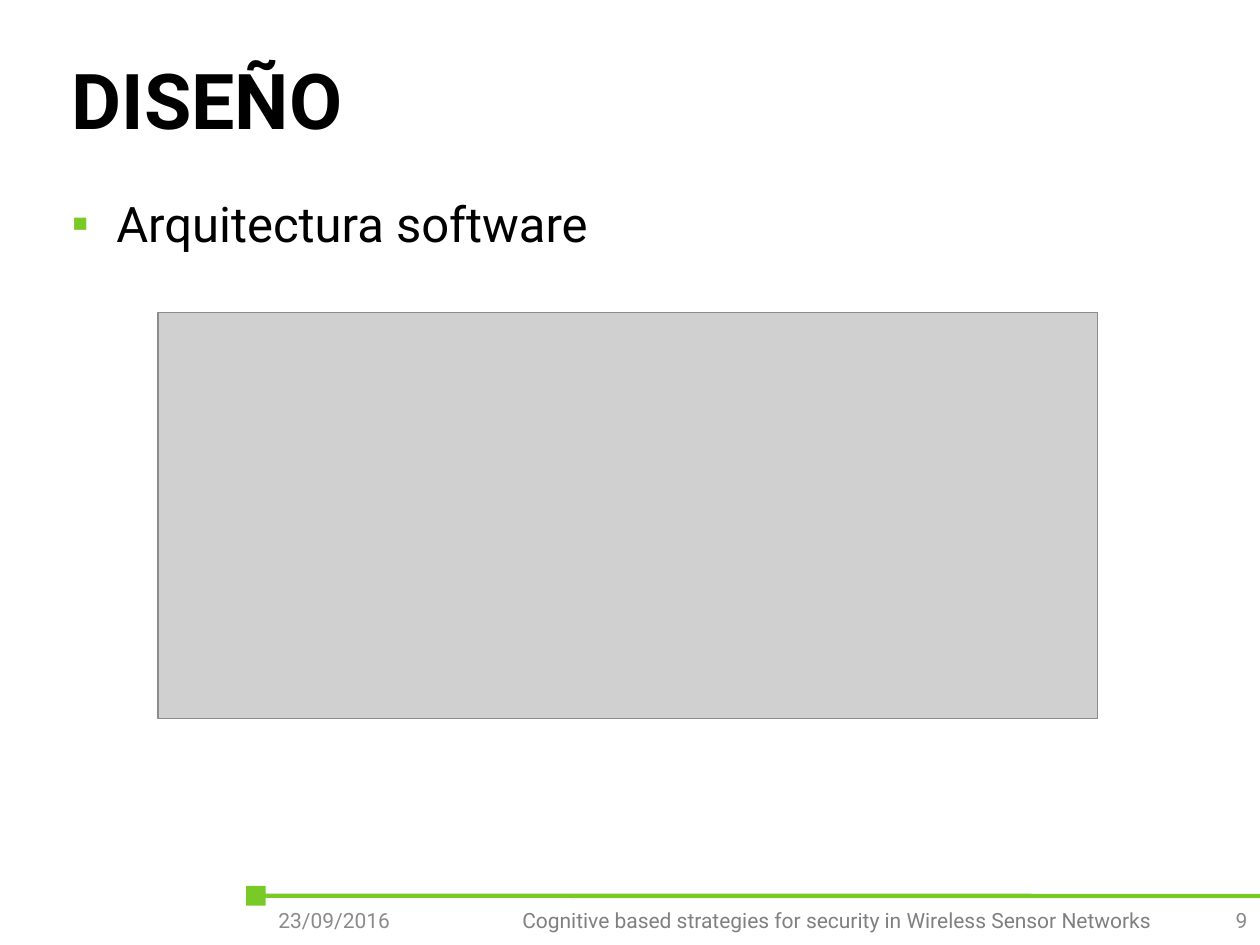
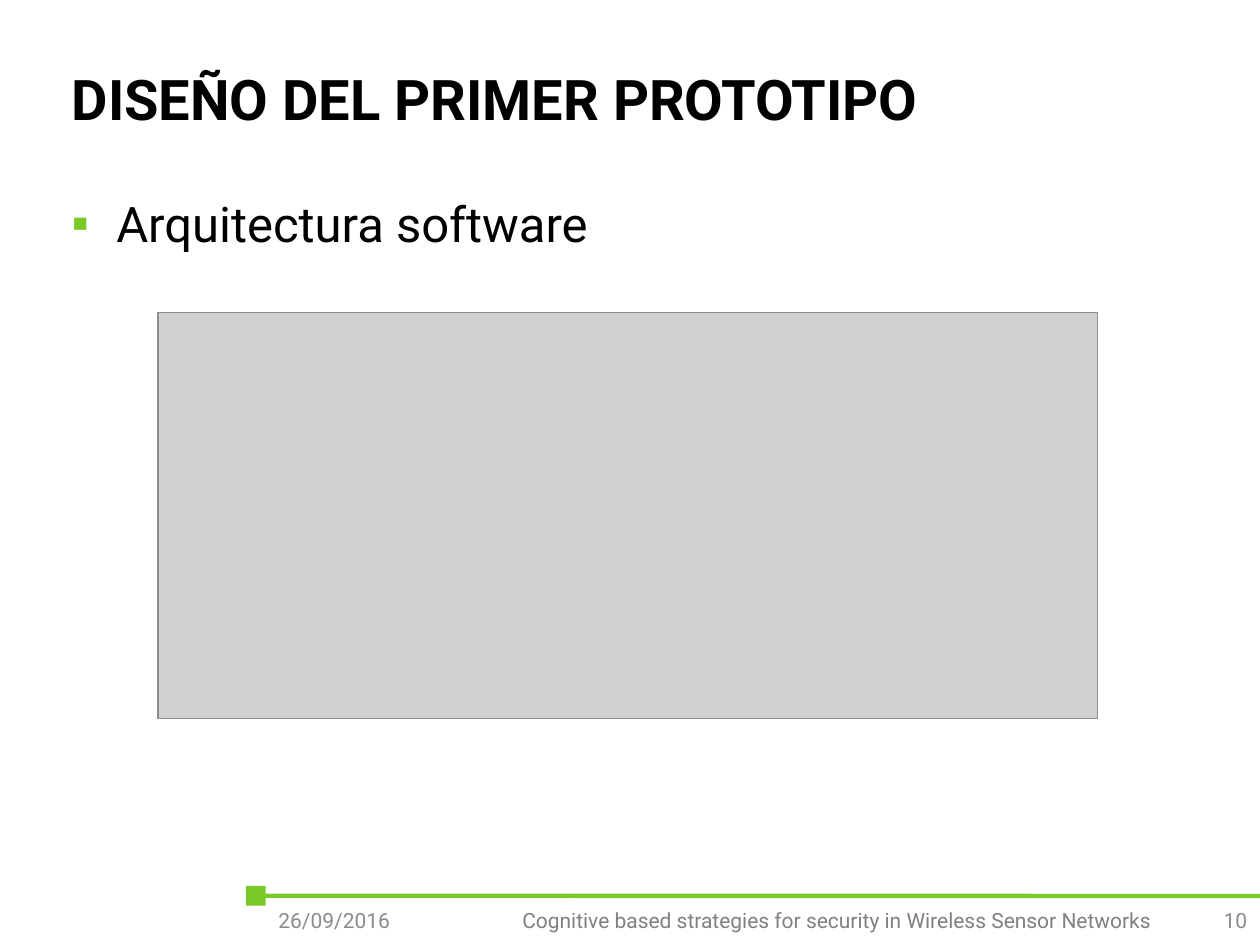
Before and after one commit to outsidersdelaelectronica/tiic-2015, a slide deck: slide 10 of doc/Tomas/presentacion/Diseño e implementación de un servicio de acceso inalámbrico a dispositivos médicos mediante Heart-to-Heart.pptx (slide 9 before the commit). Drawn at 1260x945 pixels with LibreOffice and Linux fonts; fonts in the diff are those of the drawing; grey boxes stand for pictures; background and template pictures are left out. Boxes give left, top, right and bottom in pixels: in the first picture for what was removed or moved away, otherwise in the second. Text is boxed around its words. In the diff, an @@ line names an element or a change of style, - is before the commit and + after.

```diff
--- a/doc/Tomas/presentacion/Diseño e implementación de un servicio de acceso inalámbrico a dispositivos médicos mediante Heart-to-Heart.pptx
+++ b/doc/Tomas/presentacion/Diseño e implementación de un servicio de acceso inalámbrico a dispositivos médicos mediante Heart-to-Heart.pptx
@@ title at (x1=72, y1=69, x2=917, y2=121): text changed; size 44 to 32 pt @@
-DISEÑO
+DISEÑO DEL PRIMER PROTOTIPO
@@ text at (x1=278, y1=913, x2=390, y2=929): text changed @@
-23/09/2016
+26/09/2016
@@ page number at (x1=1224, y1=913, x2=1248, y2=928): text changed @@
-9
+10
```
Also in this commit, not shown: 15 other slides changed, 9 slides added, 2 other files.
